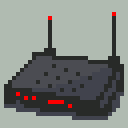
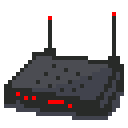
Layered file, before and after one edit (128×128). Changes by layer:
painted on "Capa 5" over box(4, 16, 124, 120)
removed layer "Capa 4" over box(4, 16, 124, 116)
removed layer "Capa 6" over box(4, 96, 124, 120)
hid "Capa 1" over box(0, 0, 128, 128)
hid "Fondo" over box(0, 0, 128, 128)
